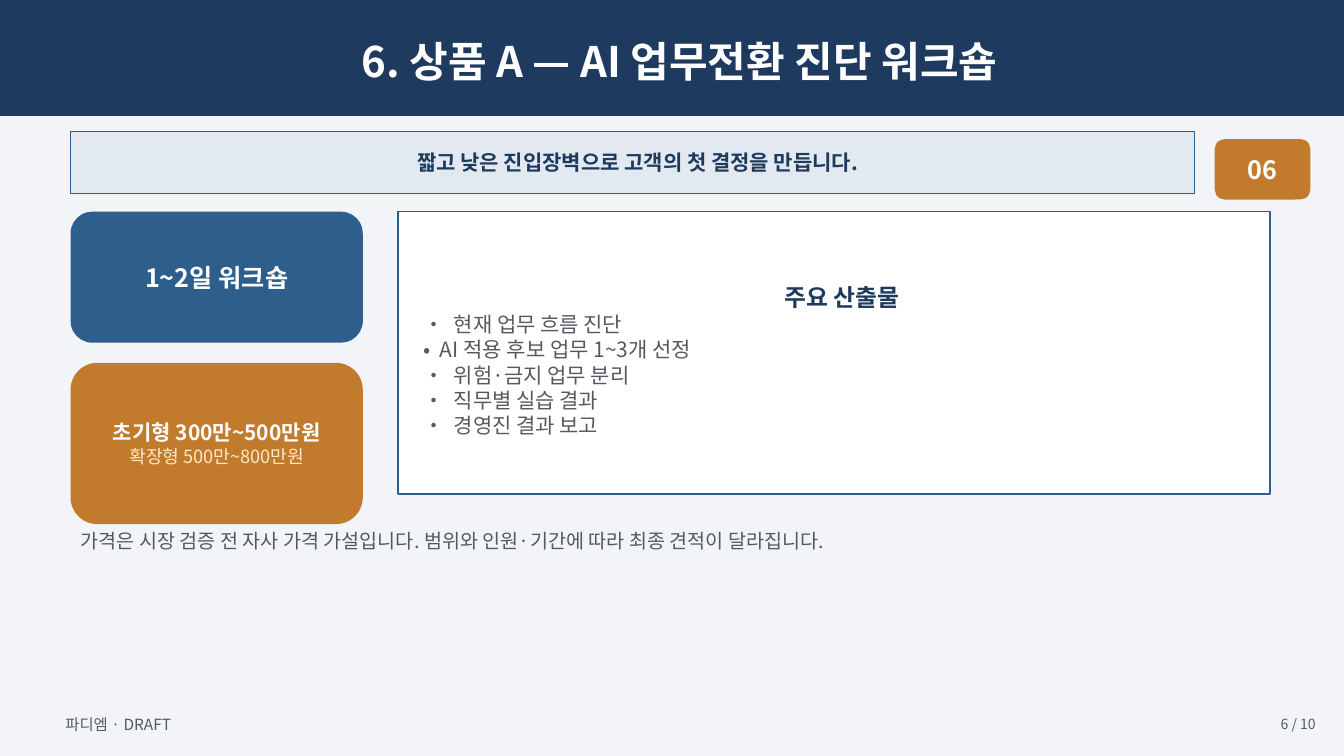
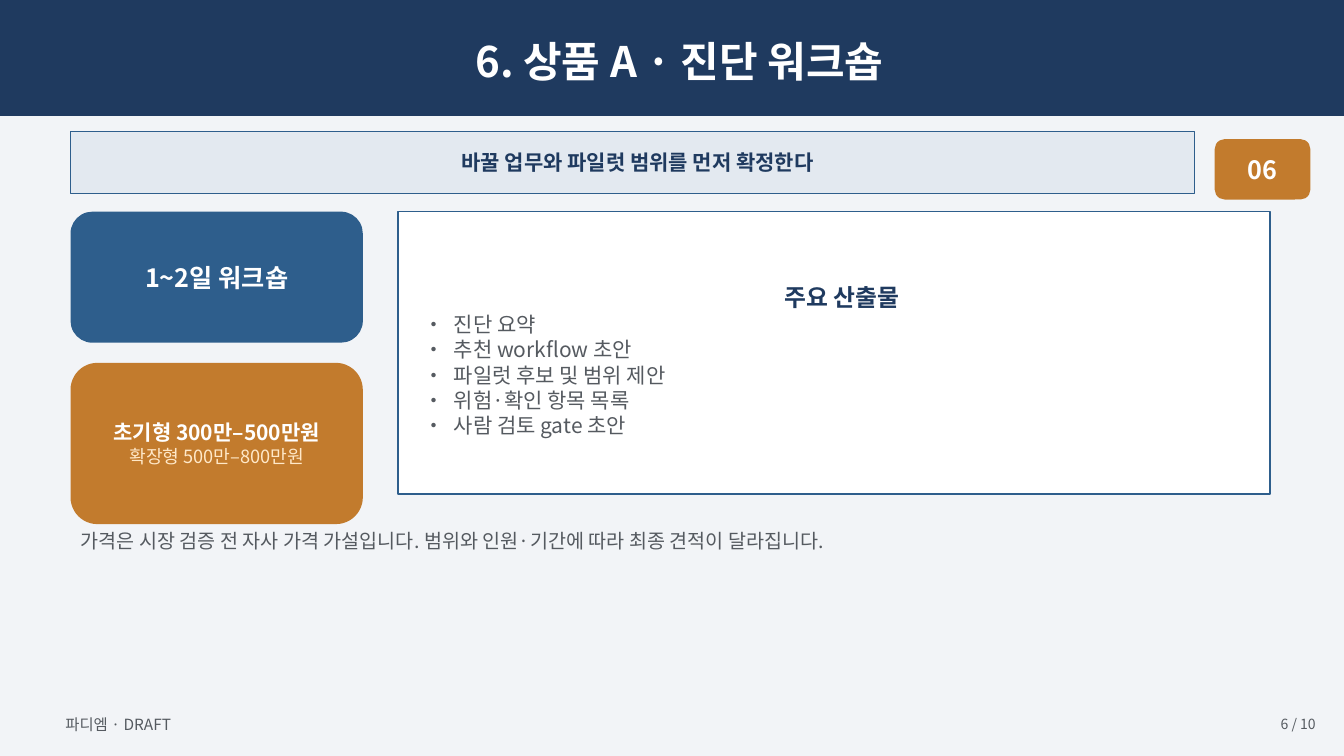
Before and after one commit to skerishKang/ai-revenue-lab, a slide deck: slide 6 of docs/commercial/business-35-ai-media-education-dx/customer-package/Business35_Master_Proposal_10p.pptx. Drawn at 1344x756 pixels with LibreOffice and Linux fonts; fonts in the diff are those of the drawing. Boxes give left, top, right and bottom in pixels: in the first picture for what was removed or moved away, otherwise in the second. Text is boxed around its words. In the diff, an @@ line names an element or a change of style, - is before the commit and + after.

```diff
--- a/docs/commercial/business-35-ai-media-education-dx/customer-package/Business35_Master_Proposal_10p.pptx
+++ b/docs/commercial/business-35-ai-media-education-dx/customer-package/Business35_Master_Proposal_10p.pptx
@@ text in rectangle at <box>475,41,884,81</box>: text changed @@
-6. 상품 A — AI 업무전환 진단 워크숍
+6. 상품 A · 진단 워크숍
@@ text in rectangle at <box>462,152,813,172</box>: text changed @@
-짧고 낮은 진입장벽으로 고객의 첫 결정을 만듭니다.
+바꿀 업무와 파일럿 범위를 먼저 확정한다
@@ text in rectangle at <box>454,314,666,438</box>: text changed @@
-• 현재 업무 흐름 진단
-• AI 적용 후보 업무 1~3개 선정
-• 위험·금지 업무 분리
-• 직무별 실습 결과
-• 경영진 결과 보고
+• 진단 요약
+• 추천 workflow 초안
+• 파일럿 후보 및 범위 제안
+• 위험·확인 항목 목록
+• 사람 검토 gate 초안
@@ text in rounded rectangle at <box>113,422,320,465</box>: text changed @@
-초기형 300만~500만원
-확장형 500만~800만원
+초기형 300만–500만원
+확장형 500만–800만원
```
Also in this commit, not shown: 8 other slides changed, 1 slide added, 1 slide removed, 34 other files.
